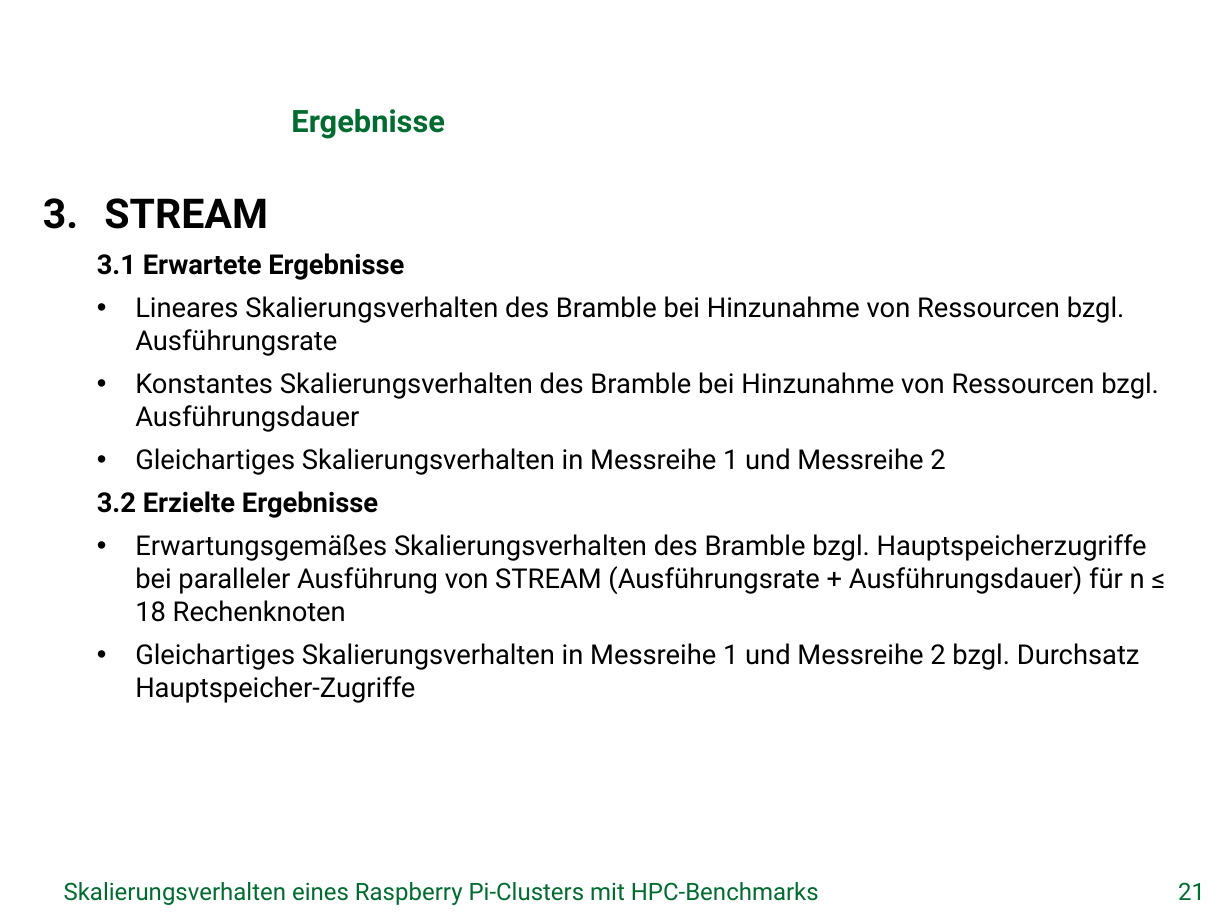
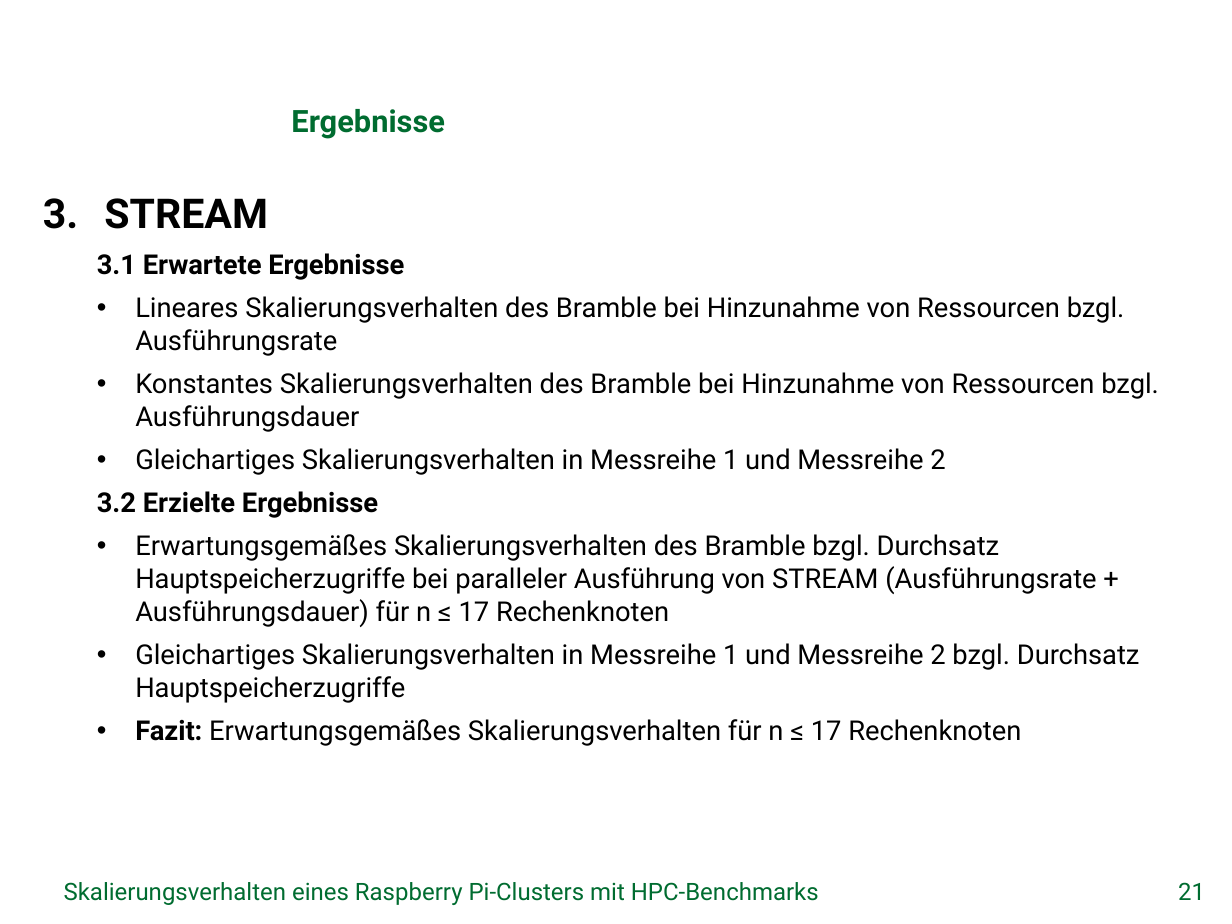
Before and after one commit to missgreenwood/bachelor-arbeit, a slide deck: slide 21 of Disputation/grei14.pptx. Drawn at 1232x924 pixels with LibreOffice and Linux fonts; fonts in the diff are those of the drawing; background and template pictures are left out. Boxes give left, top, right and bottom in pixels: in the first picture for what was removed or moved away, otherwise in the second. Text is boxed around its words. In the diff, an @@ line names an element or a change of style, - is before the commit and + after.

```diff
--- a/Disputation/grei14.pptx
+++ b/Disputation/grei14.pptx
@@ text at bbox=[135, 534, 1140, 746]: text changed @@
-  • Erwartungsgemäßes Skalierungsverhalten des Bramble bzgl. Hauptspeicherzugriffe bei paralleler Ausführung von STREAM (Ausführungsrate + Ausführungsdauer) für n ≤ 18 Rechenknoten
-  • Gleichartiges Skalierungsverhalten in Messreihe 1 und Messreihe 2 bzgl. Durchsatz Hauptspeicher-Zugriffe
+  • Erwartungsgemäßes Skalierungsverhalten des Bramble bzgl. Durchsatz Hauptspeicherzugriffe bei paralleler Ausführung von STREAM (Ausführungsrate + Ausführungsdauer) für n ≤ 17 Rechenknoten
+  • Gleichartiges Skalierungsverhalten in Messreihe 1 und Messreihe 2 bzgl. Durchsatz Hauptspeicherzugriffe
+  • Fazit: Erwartungsgemäßes Skalierungsverhalten für n ≤ 17 Rechenknoten
```
Also in this commit, not shown: 5 other slides changed, 1 other file.
